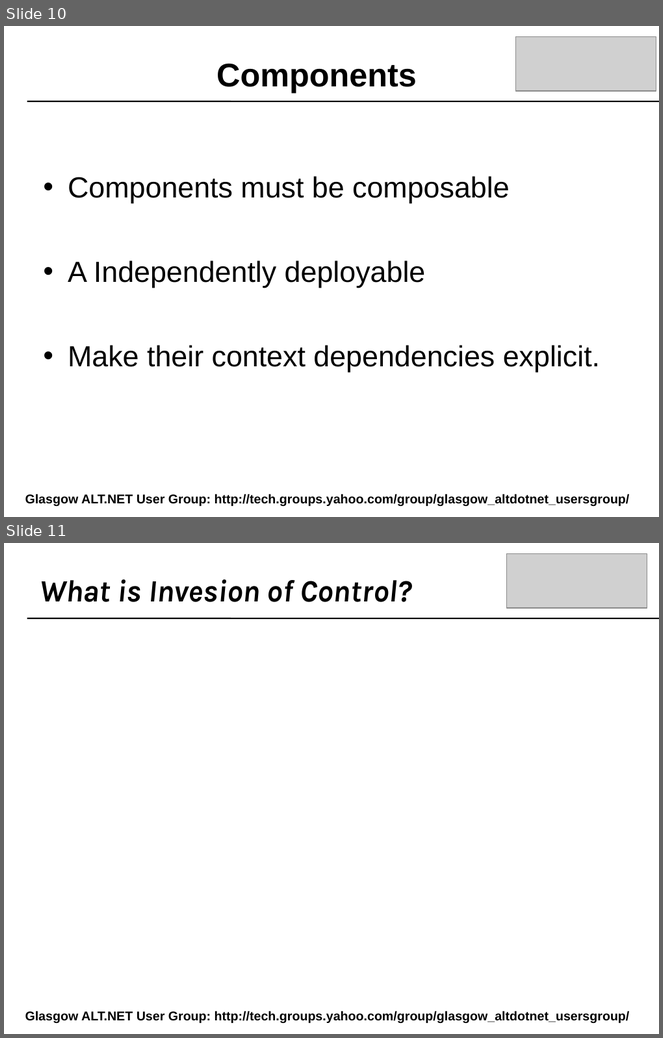
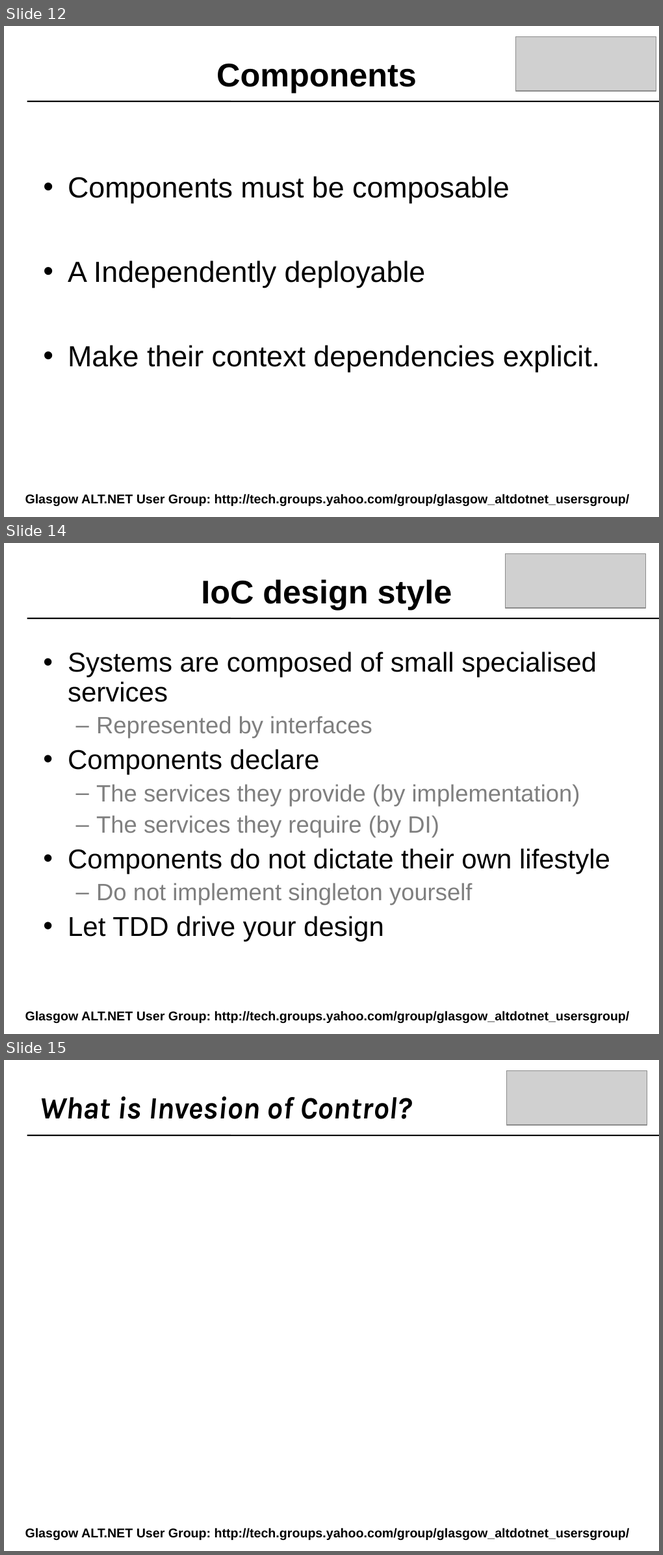
Before and after one commit to craignicol/scotaltdotnet, a slide deck: belfast/IOC-TDD-And Testability.ppt. Shown one above the other, each under a label of ours: slides 10 and 11 before the commit, slides 12, 14 and 15 after it; the slides between them are not shown. The pictures are 663x1038 and 663x1555 pixels, drawn with LibreOffice and Linux fonts; fonts in the diff are those of the drawing; grey boxes stand for pictures; background and template pictures are left out. Boxes give left, top, right and bottom in pixels: in the first picture for what was removed or moved away, otherwise in the second. Text is boxed around its words. In the diff, an @@ line names an element or a change of style, - is before the commit and + after.

```diff
--- a/belfast/IOC-TDD-And Testability.ppt
+++ b/belfast/IOC-TDD-And Testability.ppt
@@ slide 14 added at [4, 543, 659, 1034], background picture (left out) @@
@@ picture added at [506, 554, 646, 608] @@
@@ text added at [201, 579, 452, 610], 36 pt, text #000000, bold @@
+IoC design style
@@ line added from (27, 618) to (659, 618), #000000 1.5 pt @@
@@ text added at [68, 652, 610, 941], 26 pt, text #7F7F7F @@
+• Systems are composed of small specialised services
+  – Represented by interfaces
+• Components declare
+  – The services they provide (by implementation)
+  – The services they require (by DI)
+• Components do not dictate their own lifestyle
+  – Do not implement singleton yourself
+• Let TDD drive your design
@@ text added at [25, 1011, 630, 1023], 14 pt, text #000000, bold @@
+Glasgow ALT.NET User Group: http://tech.groups.yahoo.com/group/glasgow_altdotnet_usersgroup/
@@ what was slide 10 is now slide 12 @@
@@ what was slide 11 is now slide 15 @@
```
Also in this commit, not shown: 2 slides changed, 3 other slides added.
